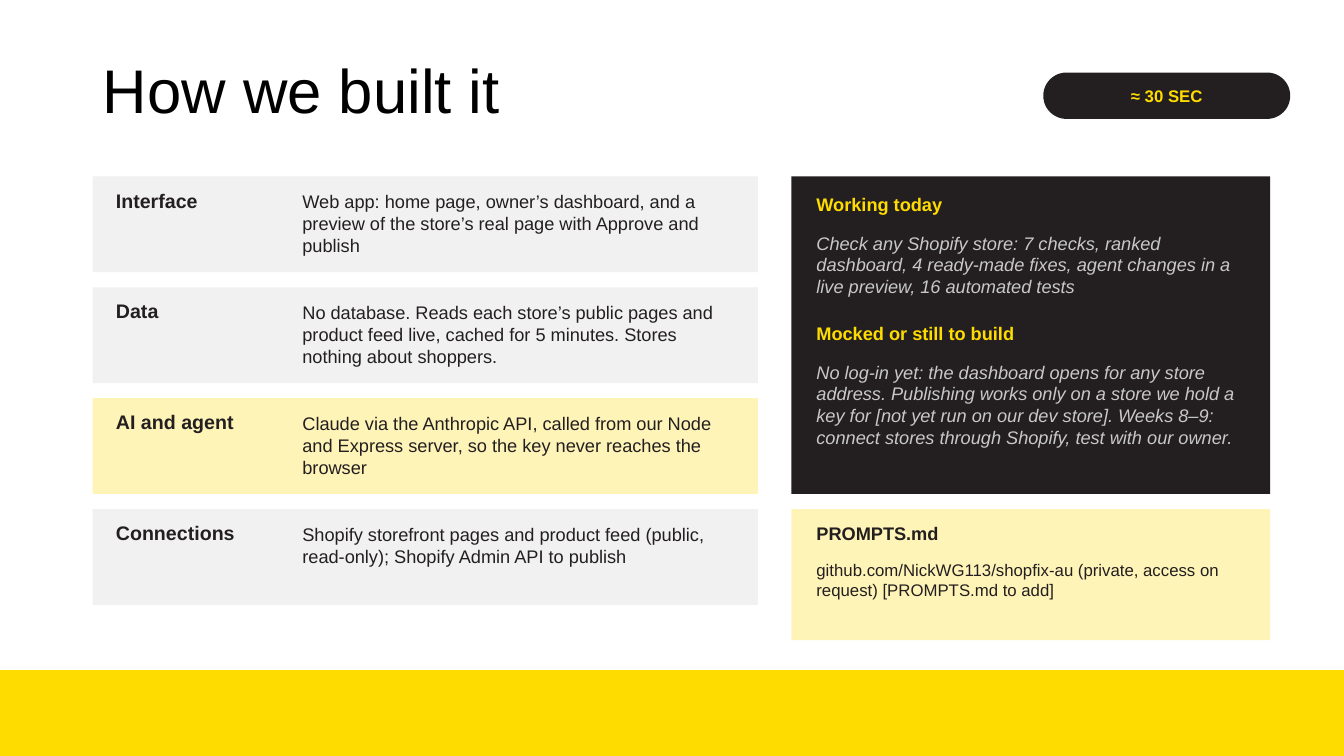
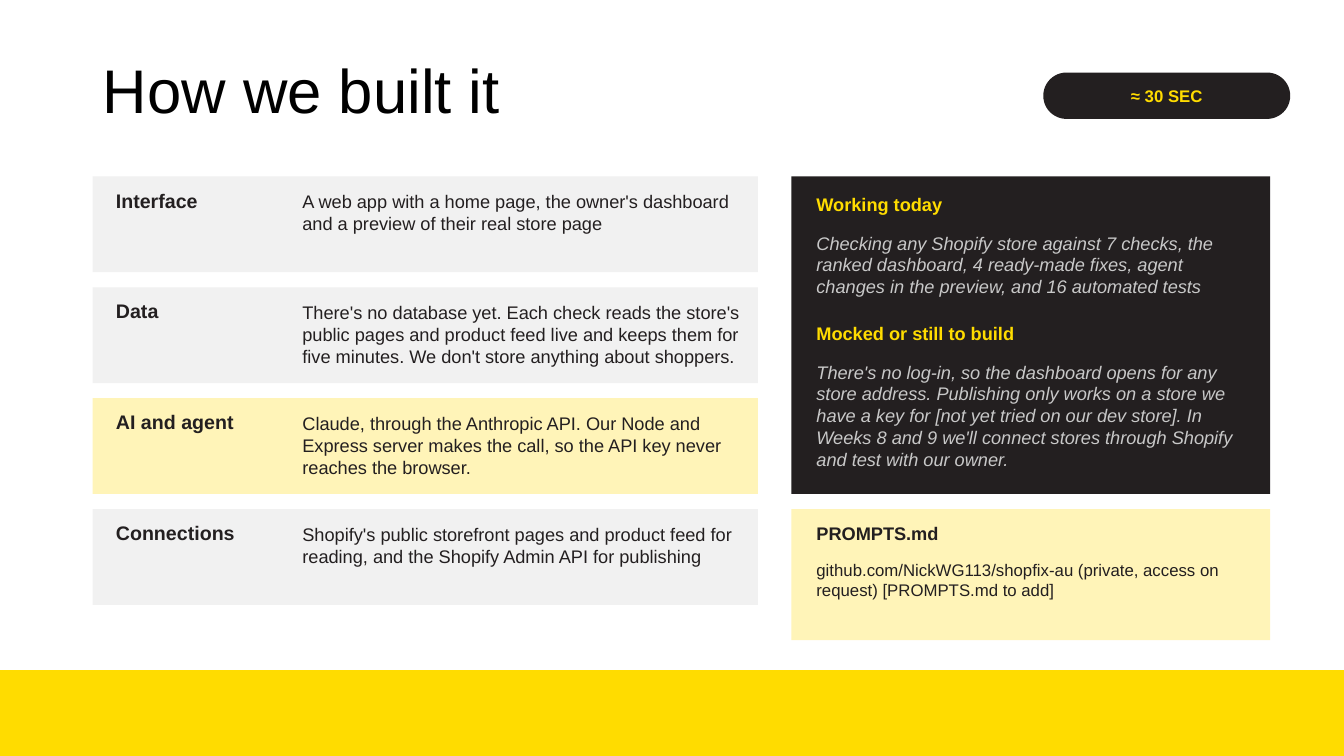
Before and after one commit to NickWG113/shopfix-au, a slide deck: slide 5 of docs/presentation/QuickLift-Week7-PoC.pptx. Drawn at 1344x756 pixels with LibreOffice and Linux fonts; fonts in the diff are those of the drawing; background and template pictures are left out. Boxes give left, top, right and bottom in pixels: in the first picture for what was removed or moved away, otherwise in the second. Text is boxed around its words. In the diff, an @@ line names an element or a change of style, - is before the commit and + after.

```diff
--- a/docs/presentation/QuickLift-Week7-PoC.pptx
+++ b/docs/presentation/QuickLift-Week7-PoC.pptx
@@ text at (302, 194, 729, 234): text changed @@
-Web app: home page, owner’s dashboard, and a preview of the store’s real page with Approve and publish
+A web app with a home page, the owner's dashboard and a preview of their real store page
@@ text at (816, 237, 1213, 297): text changed @@
-Check any Shopify store: 7 checks, ranked dashboard, 4 ready-made fixes, agent changes in a live preview, 16 automated tests
+Checking any Shopify store against 7 checks, the ranked dashboard, 4 ready-made fixes, agent changes in the preview, and 16 automated tests
@@ text at (302, 305, 739, 367): text changed @@
-No database. Reads each store’s public pages and product feed live, cached for 5 minutes. Stores nothing about shoppers.
+There's no database yet. Each check reads the store's public pages and product feed live and keeps them for five minutes. We don't store anything about shoppers.
@@ text at (816, 366, 1233, 466): text changed @@
-No log-in yet: the dashboard opens for any store address. Publishing works only on a store we hold a key for [not yet run on our dev store]. Weeks 8–9: connect stores through Shopify, test with our owner.
+There's no log-in, so the dashboard opens for any store address. Publishing only works on a store we have a key for [not yet tried on our dev store]. In Weeks 8 and 9 we'll connect stores through Shopify and test with our owner.
@@ text at (302, 416, 721, 474): text changed @@
-Claude via the Anthropic API, called from our Node and Express server, so the key never reaches the browser
+Claude, through the Anthropic API. Our Node and Express server makes the call, so the API key never reaches the browser.
@@ text at (302, 527, 732, 567): text changed @@
-Shopify storefront pages and product feed (public, read-only); Shopify Admin API to publish
+Shopify's public storefront pages and product feed for reading, and the Shopify Admin API for publishing
```
Also in this commit, not shown: 6 other slides changed.
